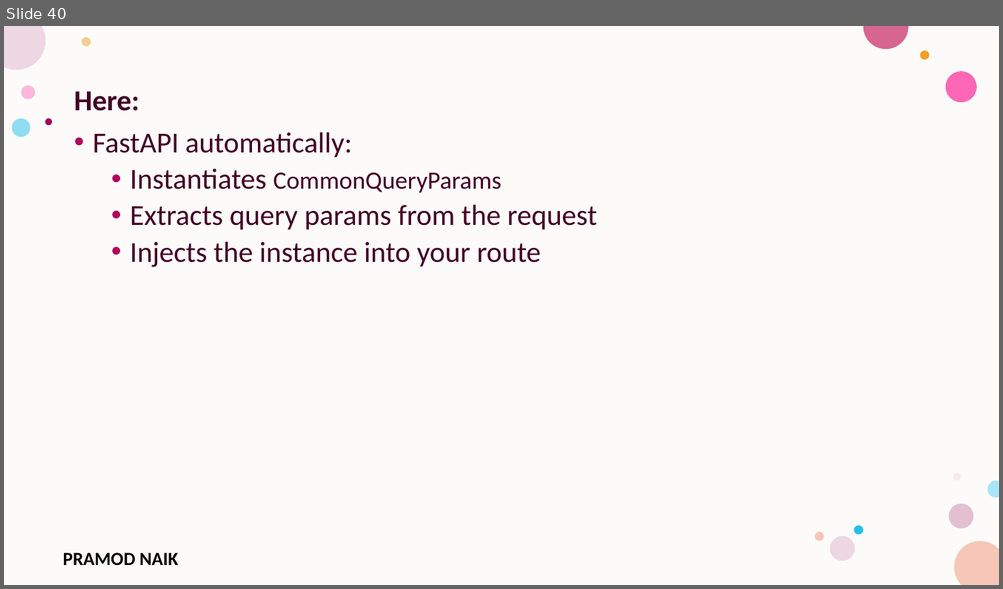
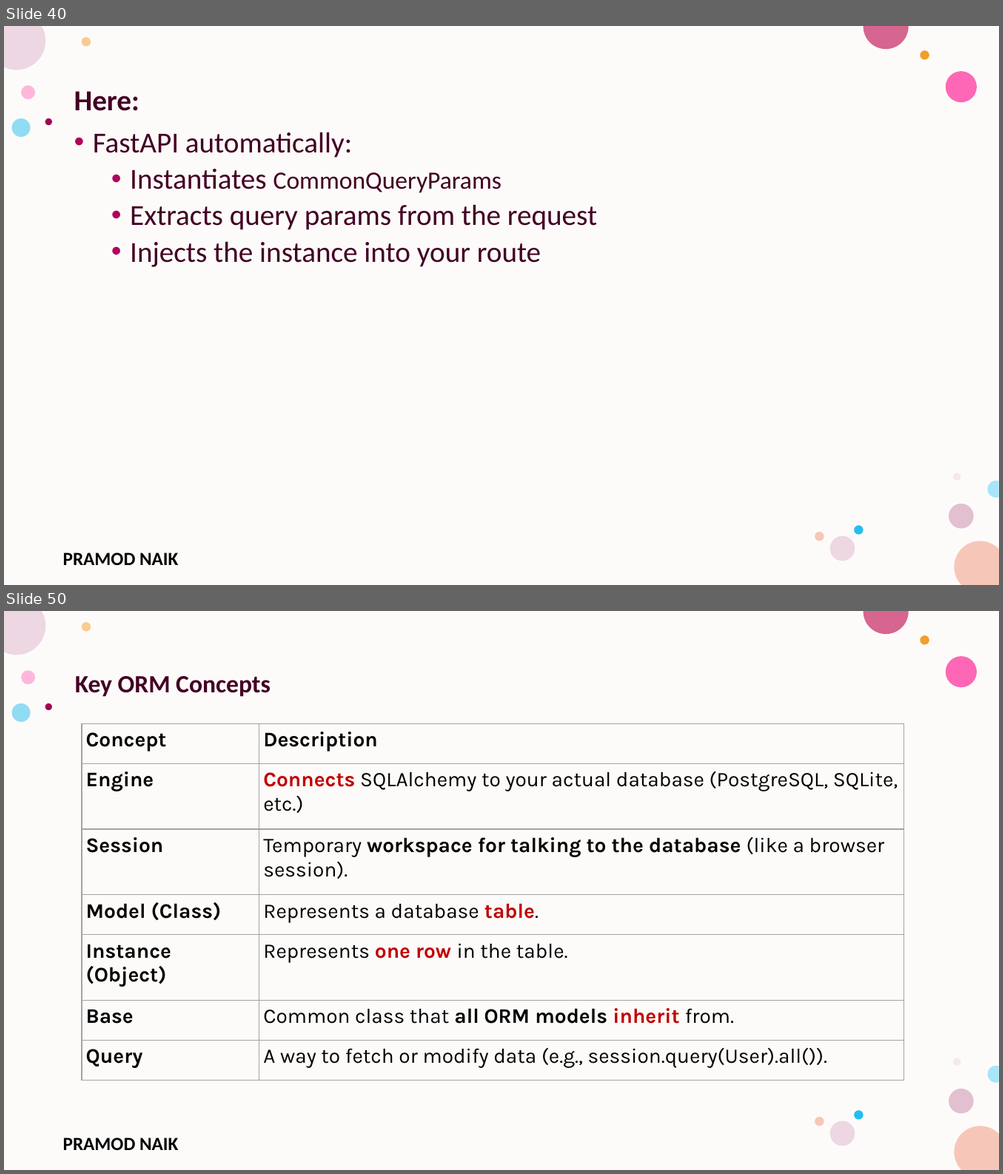
Before and after one commit to PRAMODNAIK-DEV/Backend-Dev-using-Python-FastAPI, a slide deck: FastAPI/FastAPI- Intermediate.pptx. Shown one above the other, each under a label of ours: slide 40 before the commit, slides 40 and 50 after it; the slides between them are not shown. The pictures are 1003x589 and 1003x1174 pixels, drawn with LibreOffice and Linux fonts; fonts in the diff are those of the drawing; background and template pictures are left out. Boxes give left, top, right and bottom in pixels: in the first picture for what was removed or moved away, otherwise in the second. Text is boxed around its words. In the diff, an @@ line names an element or a change of style, - is before the commit and + after.

Commit message:
FastAPI + PostgreSQL

```diff
--- a/FastAPI/FastAPI- Intermediate.pptx
+++ b/FastAPI/FastAPI- Intermediate.pptx
@@ slide 50 added at (x1=4, y1=611, x2=999, y2=1170), background #FFFFFF; not listed: 17 template elements that a slide beside it also shows @@
@@ text added at (x1=75, y1=676, x2=270, y2=697), 24 pt, text #420023, bold @@
+Key ORM Concepts
@@ table added at (x1=82, y1=723, x2=904, y2=1081), 7 rows, 2 columns @@
+Concept | Description
+Engine | Connects SQLAlchemy to your actual database (PostgreSQL, SQLite, etc.)
+Session | Temporary workspace for talking to the database (like a browser session).
+Model (Class) | Represents a database table.
+Instance (Object) | Represents one row in the table.
+Base | Common class that all ORM models inherit from.
+Query | A way to fetch or modify data (e.g., session.query(User).all()).
```
Also in this commit, not shown: 2 slides changed, 17 other slides added, 3 other files.
